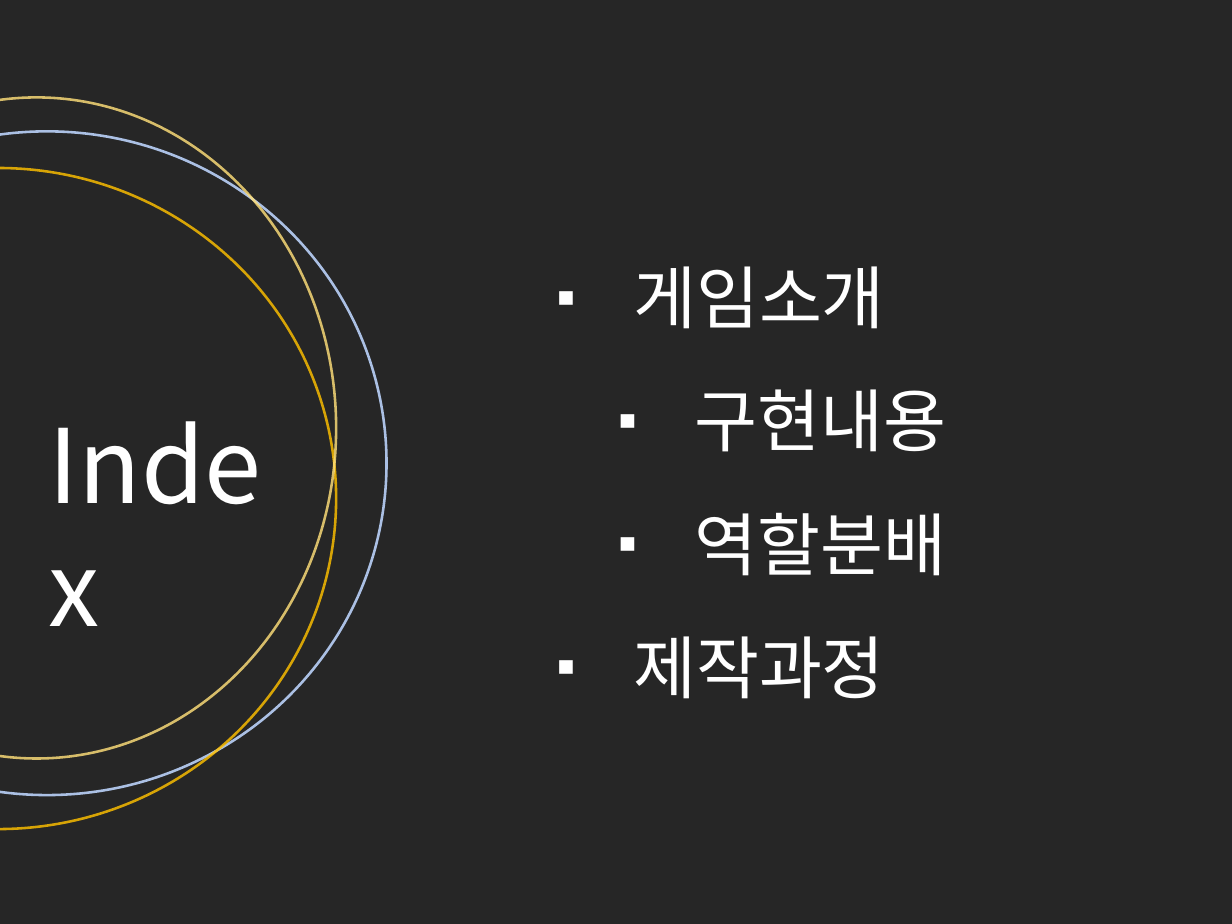
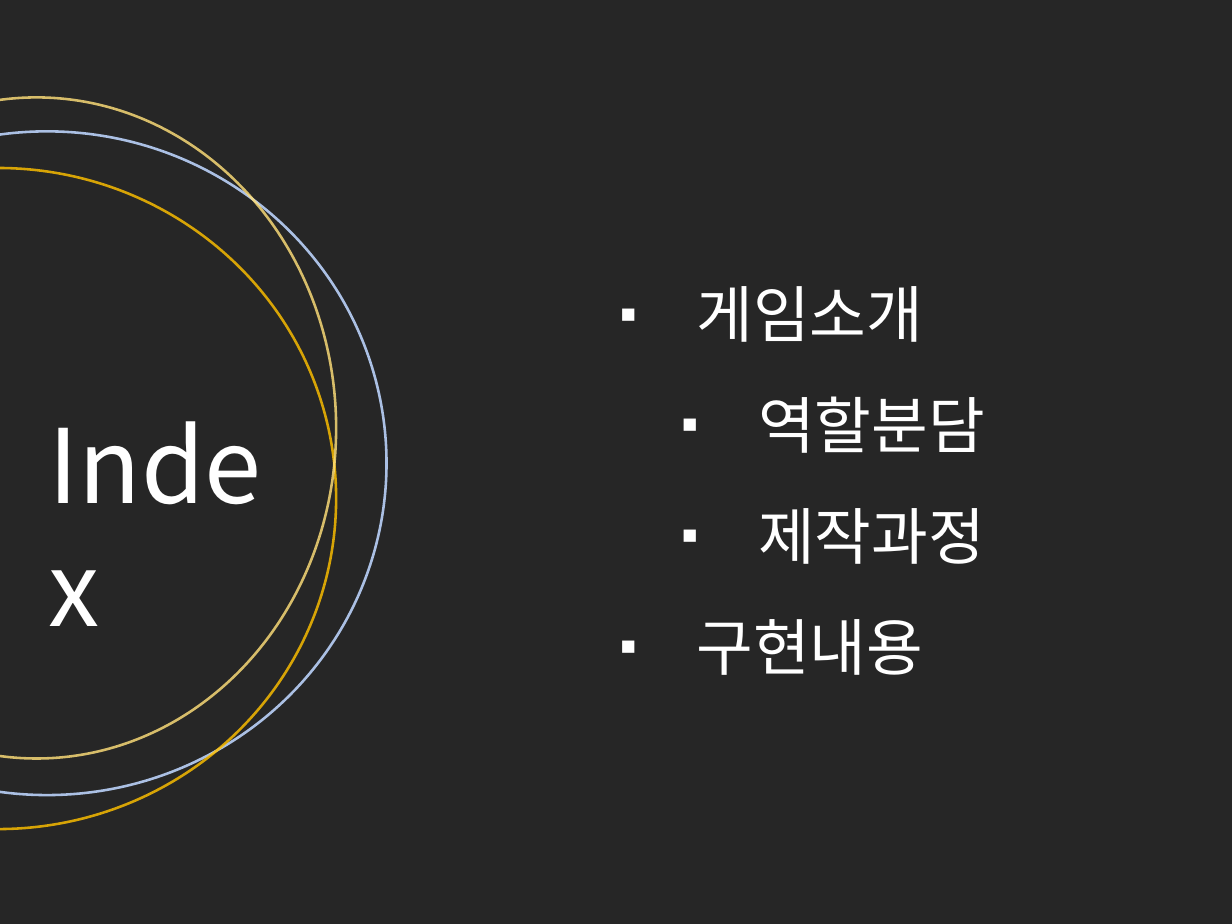
Before and after one commit to cmTEJAVA/Satellite, a slide deck: slide 2 of 발표자료/API 텀프로젝트 발표자료.pptx. Drawn at 1232x924 pixels with LibreOffice and Linux fonts; fonts in the diff are those of the drawing. Boxes give left, top, right and bottom in pixels: in the first picture for what was removed or moved away, otherwise in the second. Text is boxed around its words. In the diff, an @@ line names an element or a change of style, - is before the commit and + after.

```diff
--- a/발표자료/API 텀프로젝트 발표자료.pptx
+++ b/발표자료/API 텀프로젝트 발표자료.pptx
@@ text "게임소개": place and size @@
-text "게임소개" at <box>633,266,947,699</box>
+text "게임소개" at <box>697,286,985,675</box>
@@ text at <box>697,286,924,675</box>: size 40 to 36 pt in "게임소개", "구현내용"; list level 2 to 1 in "구현내용" @@
@@ text at <box>758,396,985,564</box>: paragraphs added @@
+  ▪ 역할분담
+  ▪ 제작과정
@@ text at <box>633,512,947,699</box>: paragraphs removed @@
-  ▪ 역할분배
-▪ 제작과정
```
Also in this commit, not shown: 2 other slides changed, 8 other files.
